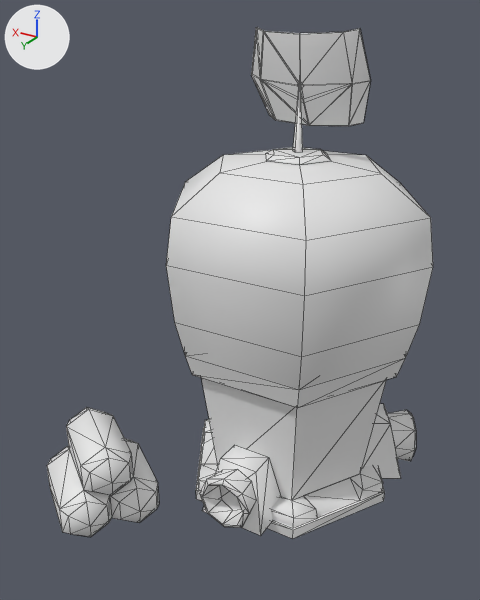
One commit to the FBX model Assets/Art/Models/(Buildings) To Texture Pack/Command Center/(TO TEX) - Command Center -- Low (MAP).FBX: the scene before it, then after it.
The view is the same before and after, from a 50 mm camera at (-1.96, 4.02, 2.57) aimed at (0.21, 0.4, 0.77). The axes (+X, +Y, +Z) are drawn at upper left. The lights are the same throughout. Mesh edges are drawn as thin lines. Materials are left out; every surface is plain grey. Where no turn or scale is listed for an object, it has been applied to the vertices. Vertices at the same position are counted once.

Objects in the first picture: 'Antenna', 'Building', 'Construction Base', 'Glass Dome'.
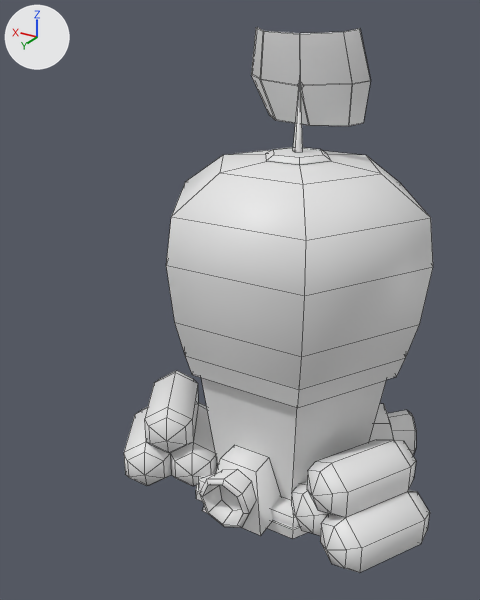
Where the change shows, as pixel boxes [x1, y1, x2, y2] in the pictures (480 x 600 px; the box of a moved part takes in the faces that stretch with it):
'Building', reshaped (17% narrower, 8% taller)
    before: [47, 84, 416, 537]
    after: [124, 84, 430, 573]
part 1 of me_mesh, added
    after: [291, 440, 430, 573]
part 2 of me_mesh, moved or reshaped
    before: [47, 407, 159, 537]
    after: [124, 370, 217, 486]
'Construction Base', unchanged, covered by the edit
    before: [196, 428, 385, 539]
    after: [196, 484, 308, 539]

The change, as a list of edits to the scene's bpy script:
```text
Change me_mesh:
    used by ob_building; location = (0.0, 0.0, -0.637)
    remove me_mesh.from_pydata(...)  # 293 vertices, 470 faces; spans x -0.93..1.48, y -0.75..1.52, z -0.25..2.87
    add me_mesh.from_pydata(...)  # 361 vertices, 336 faces; spans x -1.22..1.25, y -0.75..0.98, z -0.18..2.87
    me_mesh part 1: a new loose piece of 68 vertices spanning x -1.22..-0.33, y -0.02..0.9, z -0.18..0.54
    me_mesh part 2: 58 vertices moved from x 0.55..1.38, y 0.61..1.52, z -0.25..0.47 to x 0.35..1.09, y -0.02..0.9, z -0.18..0.54; 10 vertices removed from x 0.8..1.48, y 0.98..1.51, z -0.19..0.47; 10 vertices added at x 0.67..1.25, y 0.18..0.85, z -0.11..0.54
```
